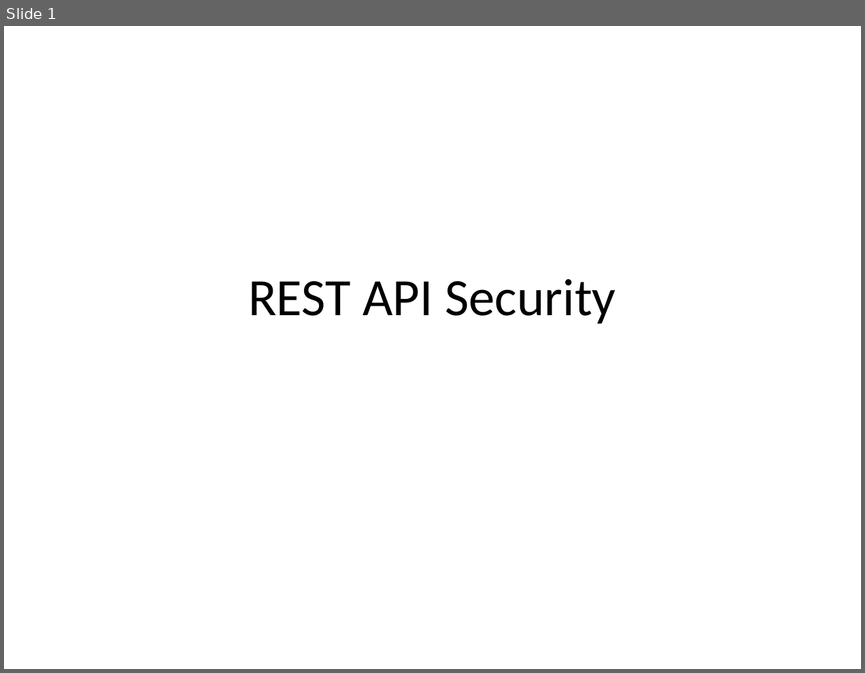
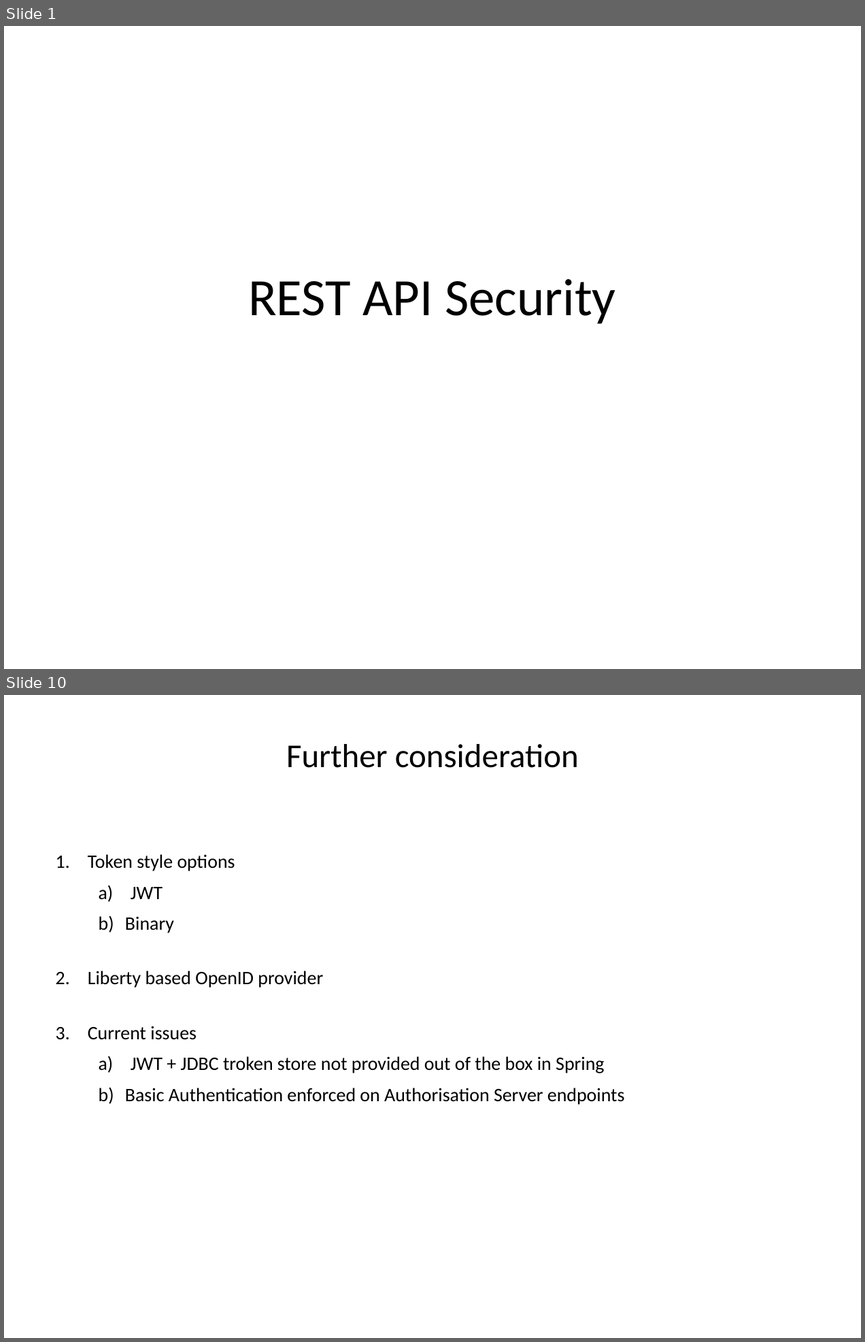
Before and after one commit to mishastankovic/misc, a slide deck: REST API Security.pptx. Shown one above the other, each under a label of ours: slide 1 before the commit, slides 1 and 10 after it; the slides between them are not shown. The pictures are 865x673 and 865x1342 pixels, drawn with LibreOffice and Linux fonts; fonts in the diff are those of the drawing. Boxes give left, top, right and bottom in pixels: in the first picture for what was removed or moved away, otherwise in the second. Text is boxed around its words. In the diff, an @@ line names an element or a change of style, - is before the commit and + after.

```diff
--- a/REST API Security.pptx
+++ b/REST API Security.pptx
@@ slide 10 added at box(4, 695, 861, 1338), background #FFFFFF @@
@@ title added at box(286, 744, 579, 768), 28 pt, text #000000 @@
+Further consideration
@@ text added at box(88, 854, 625, 1104), 16 pt, text #000000 @@
+1. Token style options
+  a) JWT
+  b) Binary
+2. Liberty based OpenID provider
+3. Current issues
+  a) JWT + JDBC troken store not provided out of the box in Spring
+  b) Basic Authentication enforced on Authorisation Server endpoints
```
Also in this commit, not shown: 7 slides changed, 1 other slide added, 4 slides removed.
